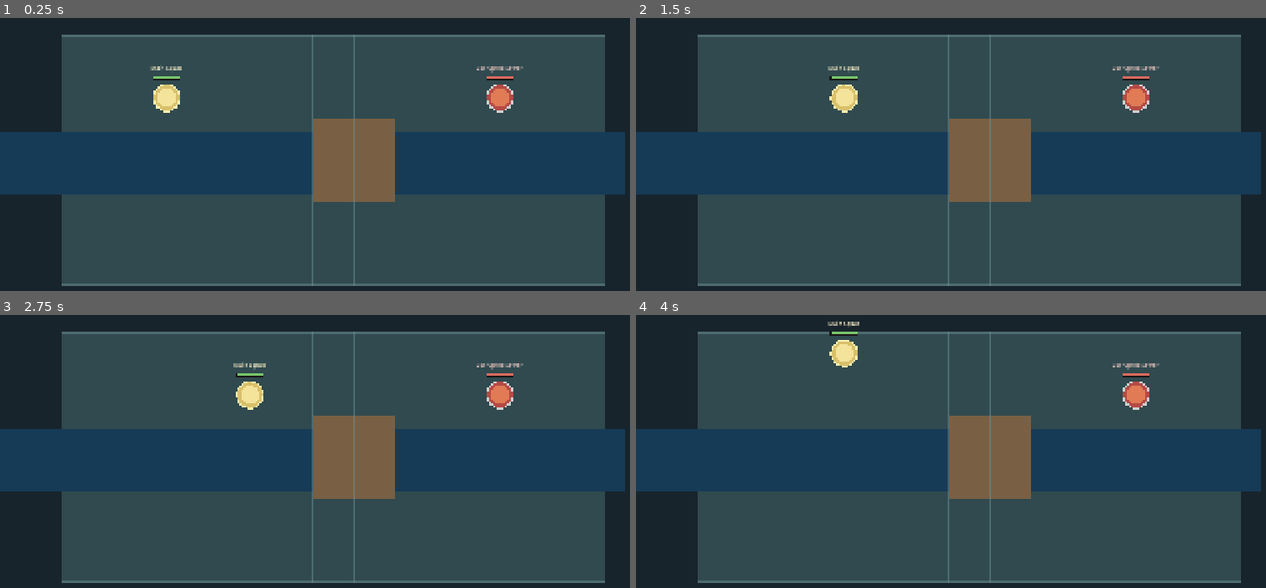
Above: before the commit, frames 1-4 (two rows, left to right).
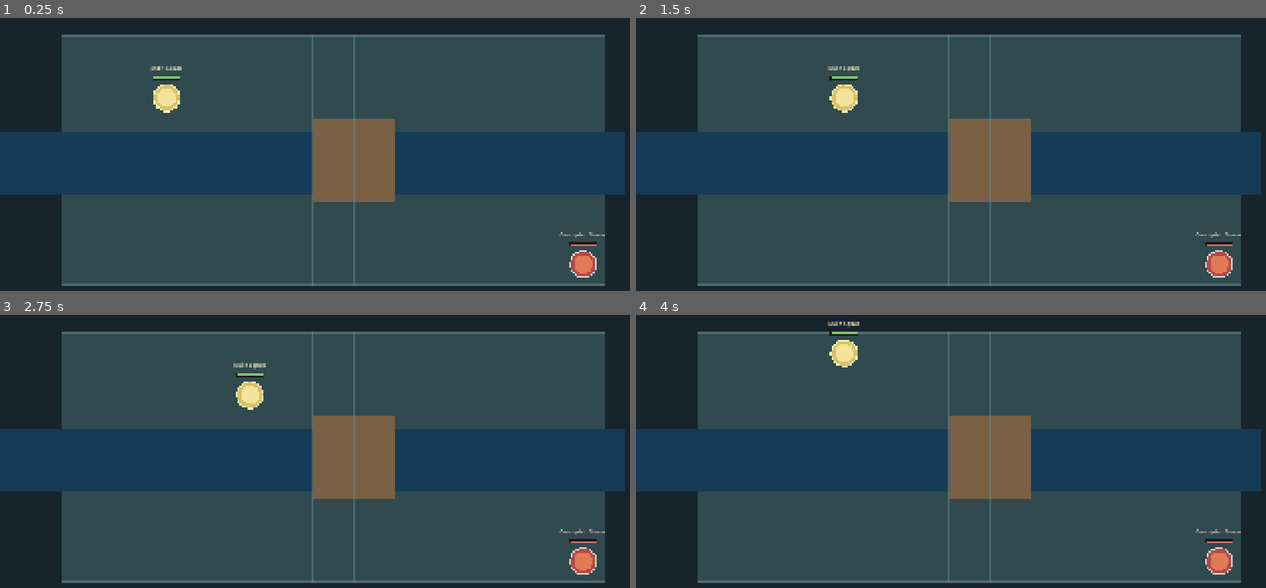
Above: after the commit, the same moments.

Repository: Kradoneem/TacticalRPG-Godot
Game: Godot game, scene res://scenes/core/main.tscn
Two runs of this game, one before a commit and one after it. Both use one fixed random seed, a clock stepped at 60 frames per second and the inputs below.
Inputs:
- Up to frame 1 (0.25 s): no input
- Up to frame 2 (1.5 s): tap Enter (ui_accept) at 0.5, 0.77, 0.8, 1.07, 1.25, 1.35 s; hold D (move_right) 0.53-1.28 s; hold E (engage) 0.53-1.28 s; hold S (move_down) from 1.28 s (still down)
- Up to frame 3 (2.75 s): tap Enter (ui_accept) at 1.52, 1.82, 2, 2.3 s; tap E (engage) at 1.55 s; release S (move_down) at 2.03 s; hold D (move_right) from 2.03 s (still down); hold E (engage) from 2.03 s (still down)
- Up to frame 4 (4 s): tap Enter (ui_accept) at 2.75, 3.02, 3.32, 3.5 s; release D (move_right) at 2.78 s; release E (engage) at 2.78 s; hold W (move_up) 2.78-3.53 s; tap Keypad Enter at 2.85 s; tap E (engage) at 3.05 s; hold A (move_left) from 3.53 s (still down); hold Enter (ui_accept) from 3.53 s (still down); tap Space at 3.6 s

The runs differ from the first frame. In frame 1, 1.0% of the frame differs, in the area x 75-97%, y 17-96%; in frame 2, 1.0%; in frame 3, 1.0%; in frame 4, 1.0%.

Commit message:
feat: add tactical alert turn foundation

Diff:
--- a/scripts/systems/tactical_player.gd
+++ b/scripts/systems/tactical_player.gd
@@ -6,6 +6,8 @@
 ## One tactical token represents one entire Squad, not an individual Unit.
 
 signal cell_changed(previous_cell: Vector2i, new_cell: Vector2i)
+@warning_ignore("unused_signal")
+signal movement_requested(direction: Vector2i)
 
 var squad: Squad
 var cell: Vector2i
@@ -53,23 +55,22 @@
 		return
 
 	if event.is_action_pressed("move_up"):
-		move_by(Vector2i.UP)
+		movement_requested.emit(Vector2i.UP)
 	elif event.is_action_pressed("move_down"):
-		move_by(Vector2i.DOWN)
+		movement_requested.emit(Vector2i.DOWN)
 	elif event.is_action_pressed("move_left"):
-		move_by(Vector2i.LEFT)
+		movement_requested.emit(Vector2i.LEFT)
 	elif event.is_action_pressed("move_right"):
-		move_by(Vector2i.RIGHT)
+		movement_requested.emit(Vector2i.RIGHT)
 
-
-func move_by(direction: Vector2i) -> void:
+func move_by(direction: Vector2i) -> bool:
 	if _grid == null:
-		return
+		return false
 
 	var target_cell: Vector2i = cell + direction
 
 	if not _grid.is_walkable(target_cell):
-		return
+		return false
 
 	var previous_cell: Vector2i = cell
 	cell = target_cell
@@ -77,6 +78,7 @@
 
 	cell_changed.emit(previous_cell, cell)
 
+	return true
 
 func get_cell_center(target_cell: Vector2i) -> Vector2:
 	var cell_offset: Vector2 = Vector2(target_cell.x, target_cell.y) * _cell_size
--- /dev/null
+++ b/scripts/systems/tactical_turn_controller.gd
@@ -0,0 +1,271 @@
+class_name TacticalTurnController
+
+extends Node
+
+## Owns tactical turn state only.
+## It does not resolve side-view battles and does not own Squad or Unit data.
+
+const NOTICE_DISTANCE: int = 10
+
+
+signal state_changed(new_state: int)
+signal player_turn_started(
+	movement_budget: int,
+	initiative: int
+)
+signal enemy_turn_started(enemy_marker: TacticalEnemy)
+
+
+enum State {
+	FREE_EXPLORATION,
+	ALERT_PLAYER_TURN,
+	ALERT_ENEMY_TURNS
+}
+
+
+var player_marker: TacticalPlayer
+var enemy_markers: Array[TacticalEnemy] = []
+
+var state: State = State.FREE_EXPLORATION
+var remaining_player_movement: int = 0
+
+var _turn_order: Array[Node] = []
+var _turn_index: int = -1
+
+
+func configure(
+	assigned_player_marker: TacticalPlayer,
+	assigned_enemy_markers: Array[TacticalEnemy]
+) -> void:
+	player_marker = assigned_player_marker
+	enemy_markers = assigned_enemy_markers
+
+	if player_marker == null:
+		push_error("TacticalTurnController requires a TacticalPlayer.")
+		return
+
+	player_marker.movement_requested.connect(
+		_on_player_movement_requested
+	)
+	player_marker.cell_changed.connect(_on_player_cell_changed)
+
+	player_marker.set_input_enabled(true)
+
+
+func is_free_exploration() -> bool:
+	return state == State.FREE_EXPLORATION
+
+
+func _unhandled_input(event: InputEvent) -> void:
+	if state != State.ALERT_PLAYER_TURN:
+		return
+
+	if event.is_action_pressed("ui_accept"):
+		end_player_turn()
+
+
+func _on_player_movement_requested(direction: Vector2i) -> void:
+	if player_marker == null:
+		return
+
+	if state == State.FREE_EXPLORATION:
+		var moved_in_exploration := player_marker.move_by(direction)
+
+		if moved_in_exploration:
+			_check_for_enemy_notice()
+
+		return
+
+	if state != State.ALERT_PLAYER_TURN:
+		return
+
+	if remaining_player_movement <= 0:
+		end_player_turn()
+		return
+
+	var moved_in_alert := player_marker.move_by(direction)
+
+	if not moved_in_alert:
+		return
+
+	remaining_player_movement -= 1
+
+	print(
+		"Main Squad moved. Remaining movement: %d."
+		% remaining_player_movement
+	)
+
+	_check_for_enemy_notice()
+
+	if remaining_player_movement <= 0:
+		end_player_turn()
+
+
+func _on_player_cell_changed(
+	_previous_cell: Vector2i,
+	_new_cell: Vector2i
+) -> void:
+	if state == State.FREE_EXPLORATION:
+		_check_for_enemy_notice()
+
+
+func _check_for_enemy_notice() -> void:
+	if player_marker == null:
+		return
+
+	var noticed_enemy: TacticalEnemy = null
+
+	for enemy_marker: TacticalEnemy in enemy_markers:
+		if enemy_marker == null or enemy_marker.is_defeated():
+			continue
+
+		var distance_to_player: int = (
+			enemy_marker.get_manhattan_distance_to(player_marker.cell)
+		)
+
+		if distance_to_player <= NOTICE_DISTANCE:
+			enemy_marker.set_alert(true)
+
+			if noticed_enemy == null:
+				noticed_enemy = enemy_marker
+
+	if noticed_enemy != null and state == State.FREE_EXPLORATION:
+		print(
+			"%s noticed the Main Squad at %d tiles."
+			% [
+				noticed_enemy.squad.display_name,
+				noticed_enemy.get_manhattan_distance_to(
+					player_marker.cell
+				)
+			]
+		)
+
+		_begin_alert_state()
+
+
+func _begin_alert_state() -> void:
+	if state != State.FREE_EXPLORATION:
+		return
+
+	print("Alert tactical state started.")
+
+	_start_new_alert_round()
+
+
+func _start_new_alert_round() -> void:
+	_turn_order.clear()
+
+	if player_marker != null:
+		_turn_order.append(player_marker)
+
+	for enemy_marker: TacticalEnemy in enemy_markers:
+		if enemy_marker == null or enemy_marker.is_defeated():
+			continue
+
+		_turn_order.append(enemy_marker)
+
+	_turn_order.sort_custom(_sort_turn_actors)
+	_turn_index = -1
+
+	_advance_to_next_turn()
+
+
+func _sort_turn_actors(
+	left_actor: Node,
+	right_actor: Node
+) -> bool:
+	var left_initiative: int = _get_actor_initiative(left_actor)
+	var right_initiative: int = _get_actor_initiative(right_actor)
+
+	if left_initiative == right_initiative:
+		return left_actor == player_marker
+
+	return left_initiative > right_initiative
+
+
+func _get_actor_initiative(actor: Node) -> int:
+	if actor is TacticalPlayer:
+		return player_marker.squad.get_alert_initiative()
+
+	if actor is TacticalEnemy:
+		var enemy_marker := actor as TacticalEnemy
+		return enemy_marker.squad.get_alert_initiative()
+
+	return 0
+
+
+func _advance_to_next_turn() -> void:
+	_turn_index += 1
+
+	if _turn_index >= _turn_order.size():
+		_start_new_alert_round()
+		return
+
+	var active_actor: Node = _turn_order[_turn_index]
+
+	if active_actor == player_marker:
+		_begin_player_turn()
+		return
+
+	if active_actor is TacticalEnemy:
+		_begin_enemy_turn(active_actor as TacticalEnemy)
+		return
+
+	_advance_to_next_turn()
+
+
+func _begin_player_turn() -> void:
+	state = State.ALERT_PLAYER_TURN
+	remaining_player_movement = (
+		player_marker.squad.get_alert_movement_budget()
+	)
+
+	player_marker.set_input_enabled(true)
+
+	state_changed.emit(state)
+	player_turn_started.emit(
+		remaining_player_movement,
+		player_marker.squad.get_alert_initiative()
+	)
+
+	print(
+		"Main Squad turn — movement: %d, initiative: %d."
+		% [
+			remaining_player_movement,
+			player_marker.squad.get_alert_initiative()
+		]
+	)
+
+
+func end_player_turn() -> void:
+	if state != State.ALERT_PLAYER_TURN:
+		return
+
+	print("Main Squad ended its turn.")
+
+	remaining_player_movement = 0
+	player_marker.set_input_enabled(false)
+
+	_advance_to_next_turn()
+
+
+func _begin_enemy_turn(enemy_marker: TacticalEnemy) -> void:
+	state = State.ALERT_ENEMY_TURNS
+	player_marker.set_input_enabled(false)
+
+	state_changed.emit(state)
+	enemy_turn_started.emit(enemy_marker)
+
+	print(
+		"%s turn — STATIC. Initiative: %d."
+		% [
+			enemy_marker.squad.display_name,
+			enemy_marker.squad.get_alert_initiative()
+		]
+	)
+
+	## PATROL is deliberately added in the next milestone.
+	## STATIC consumes its turn without changing its grid-anchor.
+	_check_for_enemy_notice()
+
+	_advance_to_next_turn()
--- a/scripts/systems/tacticaltest.gd
+++ b/scripts/systems/tacticaltest.gd
@@ -20,6 +20,10 @@
 
 const BATTLE_SCENE_PATH: String = "res://scenes/battle/battle_scene.tscn"
 
+const TacticalTurnControllerData = preload(
+	"res://scripts/systems/tactical_turn_controller.gd"
+)
+
 enum EncounterState {
 	EXPLORATION,
 	STRATEGY_SELECTION
@@ -34,6 +38,7 @@
 var strategy_prompt: StrategyPrompt
 var active_encounter: EncounterContext
 var encounter_state: EncounterState = EncounterState.EXPLORATION
+var turn_controller
 
 func _ready() -> void:
 	tactical_grid = TacticalGrid.new(GRID_SIZE)
@@ -70,7 +75,7 @@
 		12
 	)
 
-	corrupted_acolyte.learn_skill(&"patch_flesh")
+	corrupted_acolyte.learn_ability(&"patch_flesh")
 
 	test_enemy_squad.add_member(sewer_beast)
 	test_enemy_squad.add_member(corrupted_acolyte)
@@ -92,8 +97,8 @@
 	enemy_marker.configure(
 		GRID_ORIGIN,
 		CELL_SIZE,
-		Vector2i(10, 1),
-		2,
+		Vector2i(12, 5),
+		10,
 		test_enemy_squad
 	)
 
@@ -101,11 +106,18 @@
 	add_child(strategy_prompt)
 	strategy_prompt.strategy_selected.connect(_on_strategy_selected)
 
-	player_marker.cell_changed.connect(_on_player_cell_changed)
-	enemy_marker.player_detected.connect(_on_enemy_detected)
-	enemy_marker.player_lost.connect(_on_enemy_lost_player)
-
-	enemy_marker.check_detection(player_marker.cell)
+	var test_enemy_markers: Array[TacticalEnemy] = [
+		enemy_marker
+	]
+
+	turn_controller = TacticalTurnControllerData.new()
+	add_child(turn_controller)
+
+	turn_controller.configure(
+		player_marker,
+		test_enemy_markers
+	)
+
 	queue_redraw()
 
 func configure_test_map() -> void:
@@ -125,62 +137,26 @@
 			false
 		)
 
-
-func _on_player_cell_changed(
-	_previous_cell: Vector2i,
-	new_cell: Vector2i
-) -> void:
-	enemy_marker.check_detection(new_cell)
-
-
 func _unhandled_input(event: InputEvent) -> void:
-	if encounter_state != EncounterState.EXPLORATION:
-		return
-
+	if turn_controller == null:
+		return
+
+	if not turn_controller.is_free_exploration():
+		return
+
+	## Directe engagement is verwijderd uit de exploration-flow.
+	## In een volgende milestone opent adjacency een tactical action menu.
 	if event.is_action_pressed("engage"):
-		try_player_initiated_encounter()
-
-
-func try_player_initiated_encounter() -> void:
-	if enemy_marker.is_defeated():
-		return
-
-	var distance_to_enemy: int = enemy_marker.get_manhattan_distance_to(
-		player_marker.cell
-	)
-
-	if distance_to_enemy > PLAYER_ENGAGE_RANGE:
-		print(
-			"Enemy squad is too far away to engage. "
-			+ "Move within %d cells."
-			% PLAYER_ENGAGE_RANGE
-		)
-		return
-
-	encounter_state = EncounterState.STRATEGY_SELECTION
-	player_marker.set_input_enabled(false)
-	strategy_prompt.open_for_squad(player_marker.squad)
+		print(
+			"Direct engagement is unavailable. "
+			+ "Move adjacent during alert tactical state."
+		)
 
 
 func _on_strategy_selected(strategy_id: StringName) -> void:
 	start_encounter(
 		EncounterContext.Initiator.PLAYER,
 		strategy_id
-	)
-
-
-func _on_enemy_detected(enemy_cell: Vector2i) -> void:
-	if encounter_state != EncounterState.EXPLORATION:
-		return
-
-	start_encounter(
-		EncounterContext.Initiator.ENEMY,
-		player_marker.squad.default_strategy
-	)
-
-	print(
-		"%s triggered combat at %s."
-		% [enemy_marker.squad.display_name, enemy_cell]
 	)
 
 
@@ -256,10 +232,6 @@
 	print("Battle presentation closed. Exploration resumed.")
 
 
-func _on_enemy_lost_player() -> void:
-	print("The player left the enemy detection range.")
-
-
 func _draw() -> void:
 	# Temporary background: this will later be a prerendered tactical map.
 	draw_rect(
